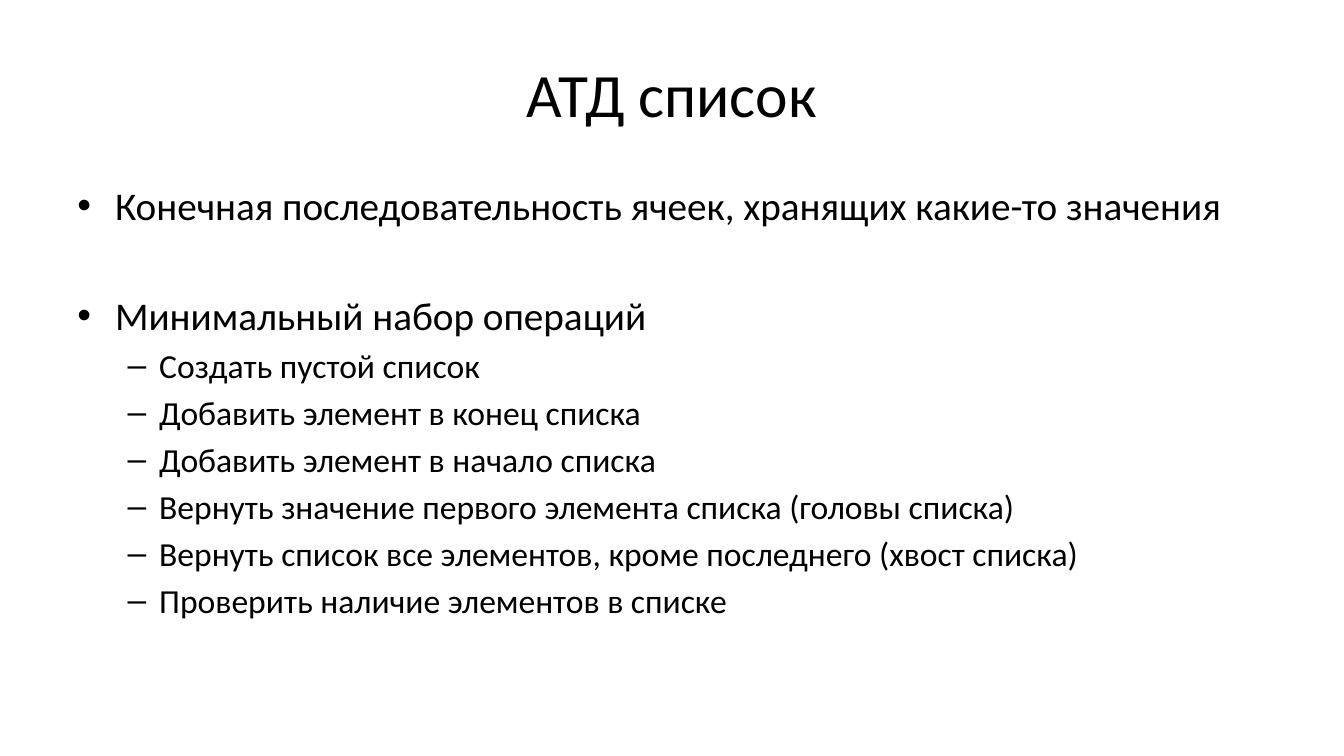
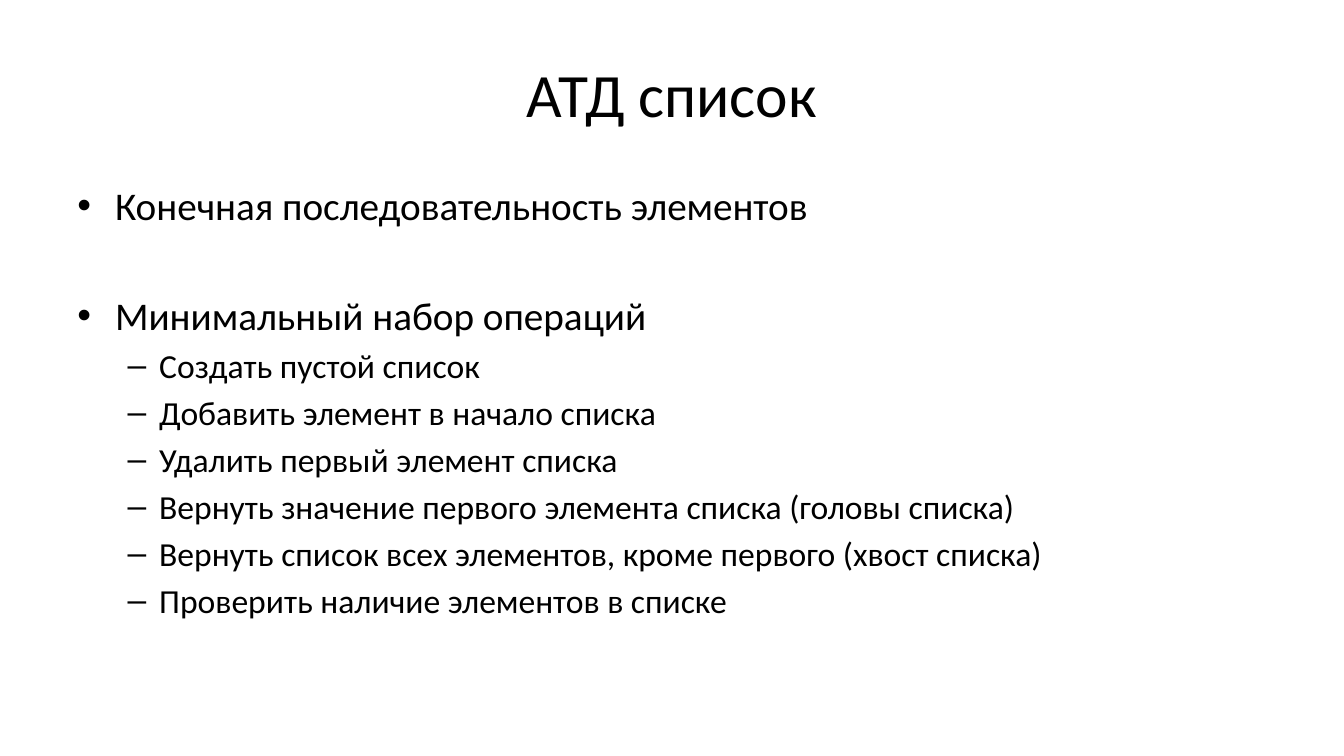
Before and after one commit to Evgueni-Petrov-aka-espetrov/Algorithms-and-Programming-in-C-pptx, a slide deck: slide 11 of 08 Списки.pptx (slide 10 before the commit). Drawn at 1344x756 pixels with LibreOffice and Linux fonts; fonts in the diff are those of the drawing. Boxes give left, top, right and bottom in pixels: in the first picture for what was removed or moved away, otherwise in the second. Text is boxed around its words. In the diff, an @@ line names an element or a change of style, - is before the commit and + after.

```diff
--- a/08 Списки.pptx
+++ b/08 Списки.pptx
@@ text at (115, 195, 808, 227): text changed @@
-• Конечная последовательность ячеек, хранящих какие-то значения
+• Конечная последовательность элементов
@@ text at (159, 402, 641, 431): paragraph removed @@
-  – Добавить элемент в конец списка
@@ text at (159, 449, 617, 478): paragraph added @@
+  – Удалить первый элемент списка
@@ text at (159, 541, 1041, 572): text changed @@
-  – Вернуть список все элементов, кроме последнего (хвост списка)
+  – Вернуть список всех элементов, кроме первого (хвост списка)
```
Also in this commit, not shown: 20 other slides changed, 3 slides added, 3 slides removed.
